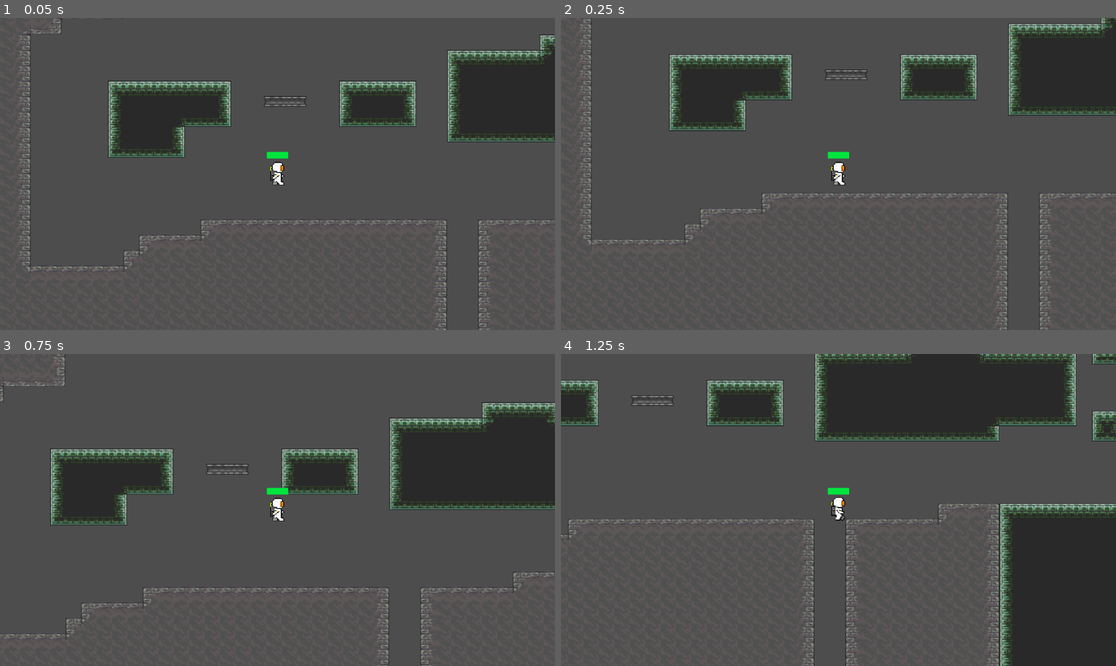
Above: before the commit, frames 1-4 (two rows, left to right).
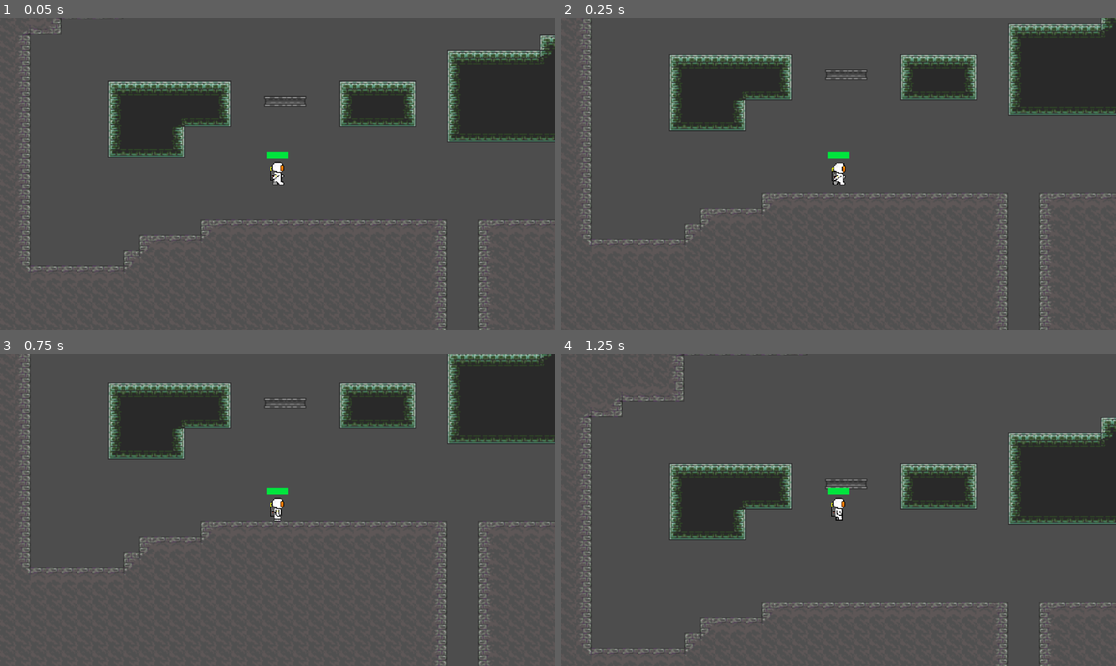
Above: after the commit, the same moments.

Repository: BrodyMoorman/StellarVanguard
Game: Godot game, scene res://src/Scenes/testscene.tscn
The game is run twice, just before and just after one commit, with the same random seed, the same clock (stepped at 60 frames per second) and the same inputs.
Inputs:
- Up to frame 1 (0.05 s): no input
- Up to frame 2 (0.25 s): no input
- Up to frame 3 (0.75 s): tap Enter (ui_accept) at 0.5, 0.6 s; hold Right (ui_right) from 0.53 s (still down)
- Up to frame 4 (1.25 s): keep holding Right (ui_right); tap Space (jump, bound only after the commit) at 0.77, 0.8, 1.07 s

Frame 1 is identical in both runs. In frame 2, 0.1% of the frame differs, in the area x 48-52%, y 46-54%; in frame 3, 25%; in frame 4, 38%, in the area x 0-100%, y 0-100%.

Commit message:
Fixed player animation player logic

Diff:
--- a/project.godot
+++ b/project.godot
@@ -14,3 +14,21 @@
 run/main_scene="res://src/Scenes/testscene.tscn"
 config/features=PackedStringArray("4.3", "Forward Plus")
 config/icon="res://icon.svg"
+
+[input]
+
+move_right={
+"deadzone": 0.5,
+"events": [Object(InputEventKey,"resource_local_to_scene":false,"resource_name":"","device":-1,"window_id":0,"alt_pressed":false,"shift_pressed":false,"ctrl_pressed":false,"meta_pressed":false,"pressed":false,"keycode":0,"physical_keycode":68,"key_label":0,"unicode":100,"location":0,"echo":false,"script":null)
+]
+}
+move_left={
+"deadzone": 0.5,
+"events": [Object(InputEventKey,"resource_local_to_scene":false,"resource_name":"","device":-1,"window_id":0,"alt_pressed":false,"shift_pressed":false,"ctrl_pressed":false,"meta_pressed":false,"pressed":false,"keycode":0,"physical_keycode":65,"key_label":0,"unicode":97,"location":0,"echo":false,"script":null)
+]
+}
+jump={
+"deadzone": 0.5,
+"events": [Object(InputEventKey,"resource_local_to_scene":false,"resource_name":"","device":-1,"window_id":0,"alt_pressed":false,"shift_pressed":false,"ctrl_pressed":false,"meta_pressed":false,"pressed":false,"keycode":0,"physical_keycode":32,"key_label":0,"unicode":32,"location":0,"echo":false,"script":null)
+]
+}
--- a/src/Scenes/testscene.tscn
+++ b/src/Scenes/testscene.tscn
@@ -586,9 +586,37 @@
 sources/0 = SubResource("TileSetAtlasSource_p6q7m")
 sources/1 = SubResource("TileSetAtlasSource_ktmix")
 
+[sub_resource type="AtlasTexture" id="AtlasTexture_gvcd5"]
+atlas = ExtResource("3_j0v0m")
+region = Rect2(660, 1320, 660, 660)
+
 [sub_resource type="AtlasTexture" id="AtlasTexture_1eplh"]
 atlas = ExtResource("3_j0v0m")
 region = Rect2(1320, 0, 660, 660)
+
+[sub_resource type="AtlasTexture" id="AtlasTexture_dwxos"]
+atlas = ExtResource("3_j0v0m")
+region = Rect2(1320, 1320, 660, 660)
+
+[sub_resource type="AtlasTexture" id="AtlasTexture_8vqyv"]
+atlas = ExtResource("3_j0v0m")
+region = Rect2(1980, 1320, 660, 660)
+
+[sub_resource type="AtlasTexture" id="AtlasTexture_uc1ga"]
+atlas = ExtResource("3_j0v0m")
+region = Rect2(0, 1980, 660, 660)
+
+[sub_resource type="AtlasTexture" id="AtlasTexture_qgk7i"]
+atlas = ExtResource("3_j0v0m")
+region = Rect2(660, 1980, 660, 660)
+
+[sub_resource type="AtlasTexture" id="AtlasTexture_e5yyf"]
+atlas = ExtResource("3_j0v0m")
+region = Rect2(1320, 1980, 660, 660)
+
+[sub_resource type="AtlasTexture" id="AtlasTexture_wvnxe"]
+atlas = ExtResource("3_j0v0m")
+region = Rect2(1980, 1980, 660, 660)
 
 [sub_resource type="AtlasTexture" id="AtlasTexture_q3bor"]
 atlas = ExtResource("3_j0v0m")
@@ -616,12 +644,43 @@
 
 [sub_resource type="SpriteFrames" id="SpriteFrames_unw1y"]
 animations = [{
+"frames": [{
+"duration": 1.0,
+"texture": SubResource("AtlasTexture_gvcd5")
+}],
+"loop": true,
+"name": &"idle_left",
+"speed": 5.0
+}, {
 "frames": [{
 "duration": 1.0,
 "texture": SubResource("AtlasTexture_1eplh")
 }],
 "loop": true,
 "name": &"idle_right",
+"speed": 5.0
+}, {
+"frames": [{
+"duration": 1.0,
+"texture": SubResource("AtlasTexture_dwxos")
+}, {
+"duration": 1.0,
+"texture": SubResource("AtlasTexture_8vqyv")
+}, {
+"duration": 1.0,
+"texture": SubResource("AtlasTexture_uc1ga")
+}, {
+"duration": 1.0,
+"texture": SubResource("AtlasTexture_qgk7i")
+}, {
+"duration": 1.0,
+"texture": SubResource("AtlasTexture_e5yyf")
+}, {
+"duration": 1.0,
+"texture": SubResource("AtlasTexture_wvnxe")
+}],
+"loop": true,
+"name": &"move_left",
 "speed": 5.0
 }, {
 "frames": [{
@@ -665,11 +724,12 @@
 
 [node name="Player" type="CharacterBody2D" parent="."]
 script = ExtResource("3_3npr7")
+speed = 100
 
 [node name="AnimatedSprite2D" type="AnimatedSprite2D" parent="Player"]
 scale = Vector2(0.04, 0.04)
 sprite_frames = SubResource("SpriteFrames_unw1y")
-animation = &"move_right"
+animation = &"idle_left"
 
 [node name="CollisionShape2D" type="CollisionShape2D" parent="Player"]
 position = Vector2(-0.25, -0.25)
--- a/src/Scripts/player.gd
+++ b/src/Scripts/player.gd
@@ -1,14 +1,26 @@
 extends CharacterBody2D
 
 
-const SPEED = 300.0
-const JUMP_VELOCITY = -400.0
+@export var speed: int = 300.0
+@export var jump_velocity: int = -400.0
+@onready var animations = $AnimatedSprite2D
 
 var health = 100
 var max_health = 100
 var min_health = 0
 var dead: bool
 var can_take_damage: bool
+var direction = "right"
+
+func updateAnimation():
+	if velocity.length() == 0:
+		animations.play("idle_" + direction)
+	else:
+
+		if velocity.x < 0: direction = "left"
+		elif velocity.x > 0: direction = "right"
+		animations.play("move_" + direction)
+
 
 func _physics_process(delta: float) -> void:
 	# Add the gravity.
@@ -16,19 +28,17 @@
 		velocity += get_gravity() * delta
 
 	# Handle jump.
-	if Input.is_action_just_pressed("ui_accept") and is_on_floor():
-		velocity.y = JUMP_VELOCITY
+	if Input.is_action_just_pressed("jump") and is_on_floor():
+		velocity.y = jump_velocity
 
 	# Get the input direction and handle the movement/deceleration.
 	# As good practice, you should replace UI actions with custom gameplay actions.
-	var direction := Input.get_axis("ui_left", "ui_right")
+	var direction := Input.get_axis("move_left", "move_right")
 	if direction:
-		velocity.x = direction * SPEED
+		velocity.x = direction * speed
 	else:
-		velocity.x = move_toward(velocity.x, 0, SPEED)
-	if (velocity.x > 0):
-		$AnimatedSprite2D.play('move_right')
-	elif (velocity.x == 0):
-		$AnimatedSprite2D.play('idle')
+		velocity.x = move_toward(velocity.x, 0, speed)
+
 
 	move_and_slide()
+	updateAnimation()
Not shown: 1 places in src/Scenes/testscene.tscn that only renumber resources
